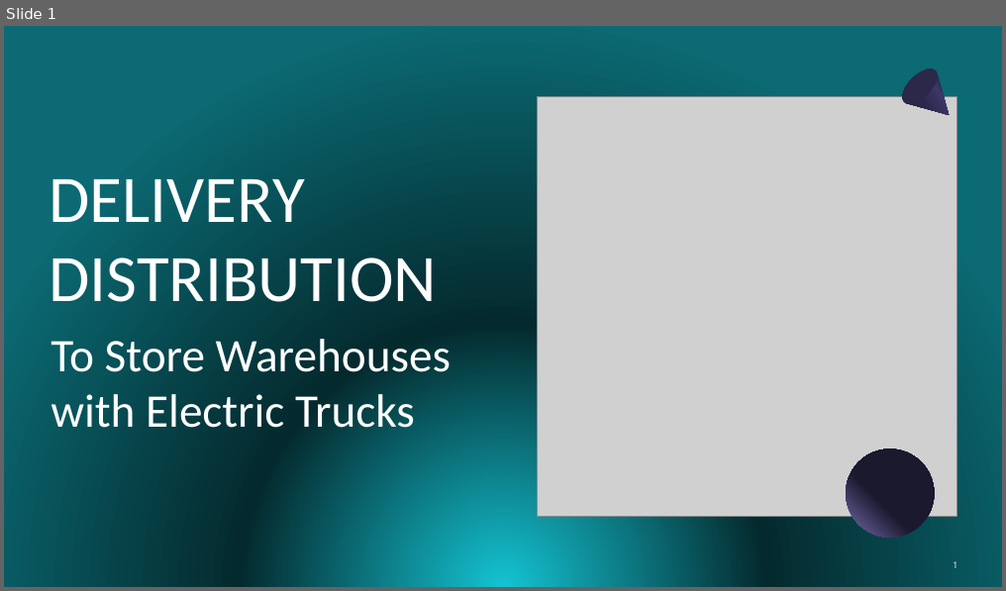
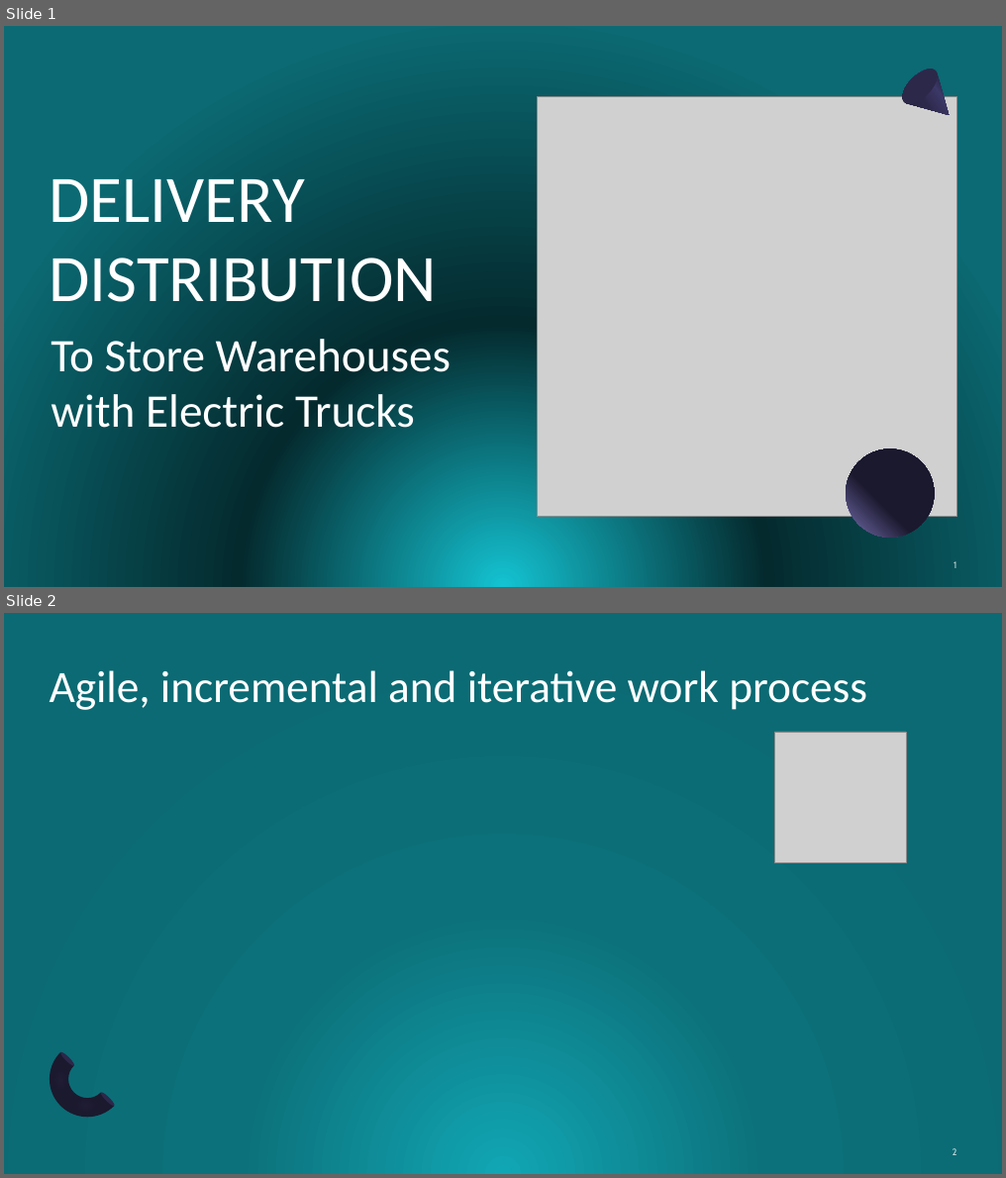
Before and after one commit to prmika/ErasmusProject, a slide deck: Documentation/presentation_lapr5_11_01_2023.pptx. Shown one above the other, each under a label of ours: slide 1 before the commit, slides 1 and 2 after it. The pictures are 1006x591 and 1006x1178 pixels, drawn with LibreOffice and Linux fonts; fonts in the diff are those of the drawing; grey boxes stand for pictures. Boxes give left, top, right and bottom in pixels: in the first picture for what was removed or moved away, otherwise in the second. Text is boxed around its words. In the diff, an @@ line names an element or a change of style, - is before the commit and + after.

```diff
--- a/Documentation/presentation_lapr5_11_01_2023.pptx
+++ b/Documentation/presentation_lapr5_11_01_2023.pptx
@@ slide 2 added at [4, 613, 1002, 1174], background gradient #11A6B4 to #0C717A to #0B6A73 @@
@@ title added at [50, 670, 867, 710], 43.2 pt, text #FFFFFF @@
+Agile, incremental and iterative work process
@@ picture added at [775, 732, 906, 863] @@
@@ group added at [34, 1049, 118, 1134]: 2 freeform shapes, 2 ellipses @@
@@ page number added at [952, 1149, 957, 1156], 9 pt, text #FFFFFF at 80% opacity @@
+2
```
Also in this commit, not shown: 9 other slides added, 4 slides removed.
